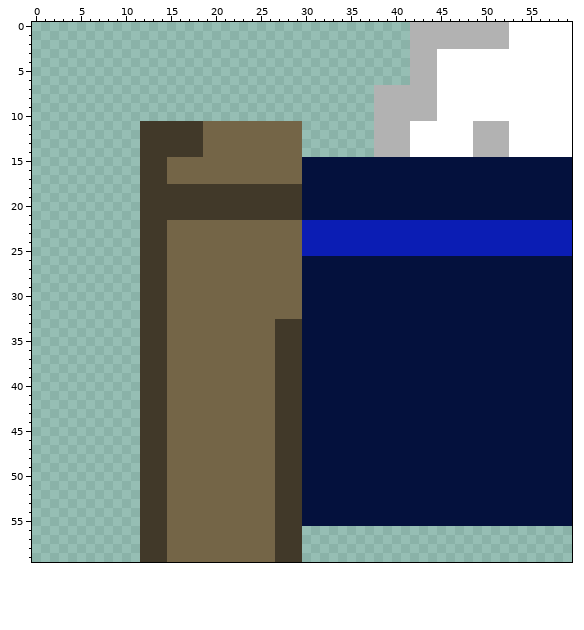
Two states of a pixel-art sprite, images/houseObjects/bedLeft.png. Above: the version before the commit.
The file is 60x60 pixels.
New version:
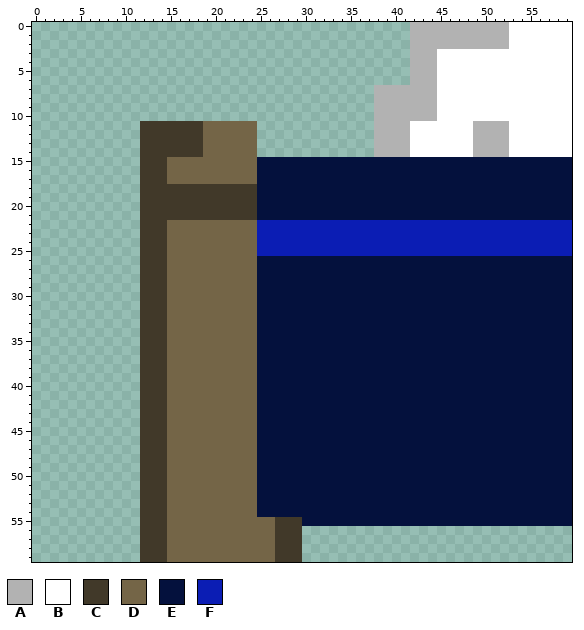
Palette (. is transparent): A #b2b2b2  B #ffffff  C #413929  D #746547  E #04113d  F #0b1db4
The exact change:
{"y":11,"x":25,"old":"DDDDD","new":"....."}
{"y":12,"x":25,"old":"DDDDD","new":"....."}
{"y":13,"x":25,"old":"DDDDD","new":"....."}
{"y":14,"x":25,"old":"DDDDD","new":"....."}
{"y":15,"x":25,"old":"DDDDD","new":"EEEEE"}
{"y":16,"x":25,"old":"DDDDD","new":"EEEEE"}
{"y":17,"x":25,"old":"DDDDD","new":"EEEEE"}
{"y":18,"x":25,"old":"CCCCC","new":"EEEEE"}
{"y":19,"x":25,"old":"CCCCC","new":"EEEEE"}
{"y":20,"x":25,"old":"CCCCC","new":"EEEEE"}
{"y":21,"x":25,"old":"CCCCC","new":"EEEEE"}
{"y":22,"x":25,"old":"DDDDD","new":"FFFFF"}
{"y":23,"x":25,"old":"DDDDD","new":"FFFFF"}
{"y":24,"x":25,"old":"DDDDD","new":"FFFFF"}
{"y":25,"x":25,"old":"DDDDD","new":"FFFFF"}
{"y":26,"x":25,"old":"DDDDD","new":"EEEEE"}
{"y":27,"x":25,"old":"DDDDD","new":"EEEEE"}
{"y":28,"x":25,"old":"DDDDD","new":"EEEEE"}
{"y":29,"x":25,"old":"DDDDD","new":"EEEEE"}
{"y":30,"x":25,"old":"DDDDD","new":"EEEEE"}
{"y":31,"x":25,"old":"DDDDD","new":"EEEEE"}
{"y":32,"x":25,"old":"DDDDD","new":"EEEEE"}
{"y":33,"x":25,"old":"DDCCC","new":"EEEEE"}
{"y":34,"x":25,"old":"DDCCC","new":"EEEEE"}
{"y":35,"x":25,"old":"DDCCC","new":"EEEEE"}
{"y":36,"x":25,"old":"DDCCC","new":"EEEEE"}
{"y":37,"x":25,"old":"DDCCC","new":"EEEEE"}
{"y":38,"x":25,"old":"DDCCC","new":"EEEEE"}
{"y":39,"x":25,"old":"DDCCC","new":"EEEEE"}
{"y":40,"x":25,"old":"DDCCC","new":"EEEEE"}
{"y":41,"x":25,"old":"DDCCC","new":"EEEEE"}
{"y":42,"x":25,"old":"DDCCC","new":"EEEEE"}
{"y":43,"x":25,"old":"DDCCC","new":"EEEEE"}
{"y":44,"x":25,"old":"DDCCC","new":"EEEEE"}
{"y":45,"x":25,"old":"DDCCC","new":"EEEEE"}
{"y":46,"x":25,"old":"DDCCC","new":"EEEEE"}
{"y":47,"x":25,"old":"DDCCC","new":"EEEEE"}
{"y":48,"x":25,"old":"DDCCC","new":"EEEEE"}
{"y":49,"x":25,"old":"DDCCC","new":"EEEEE"}
{"y":50,"x":25,"old":"DDCCC","new":"EEEEE"}
{"y":51,"x":25,"old":"DDCCC","new":"EEEEE"}
{"y":52,"x":25,"old":"DDCCC","new":"EEEEE"}
{"y":53,"x":25,"old":"DDCCC","new":"EEEEE"}
{"y":54,"x":25,"old":"DDCCC","new":"EEEEE"}
{"label":"changed","picture_box":[257,121,302,517]}
